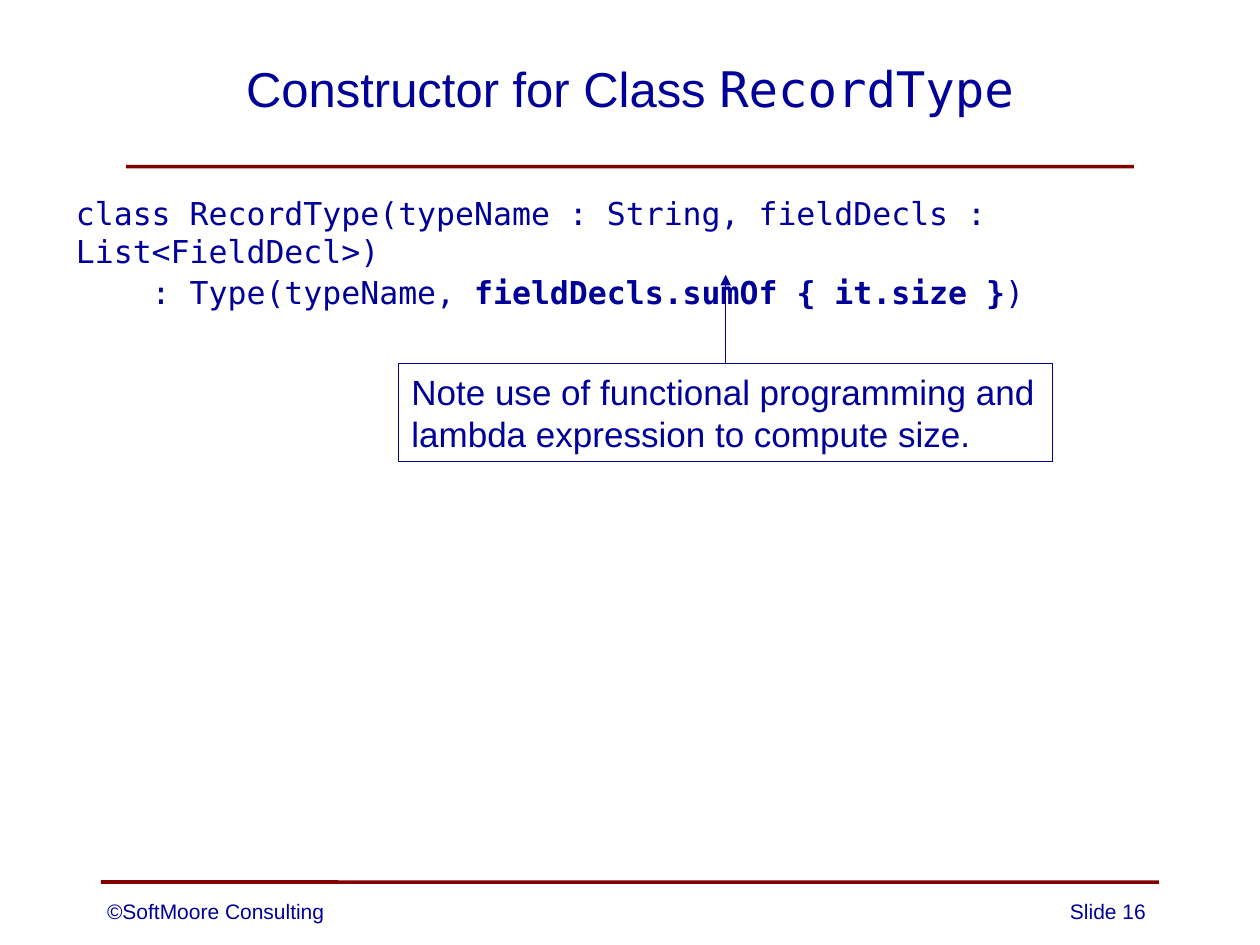
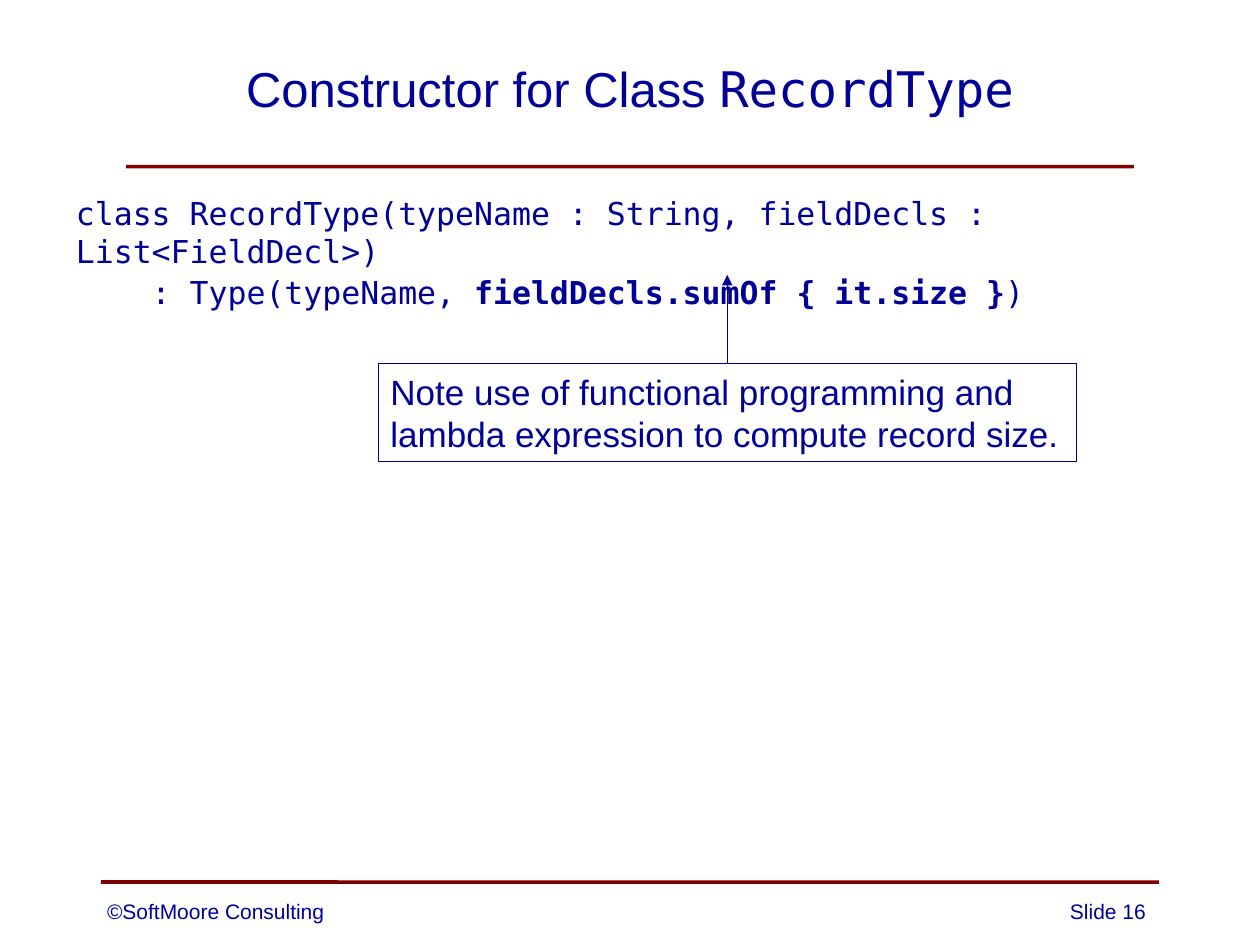
Before and after one commit to SoftMoore/CPRL-Kt-2nd, a slide deck: slide 16 of PowerPoints/16 - Records.pptx. Drawn at 1260x945 pixels with LibreOffice and Linux fonts; fonts in the diff are those of the drawing. Boxes give left, top, right and bottom in pixels: in the first picture for what was removed or moved away, otherwise in the second. Text is boxed around its words. In the diff, an @@ line names an element or a change of style, - is before the commit and + after.

```diff
--- a/PowerPoints/16 - Records.pptx
+++ b/PowerPoints/16 - Records.pptx
@@ rectangle "Note use of functional programming ...": place and size @@
-rectangle "Note use of functional programming ..." at bbox=[399, 364, 1053, 461]
+rectangle "Note use of functional programming ..." at bbox=[378, 364, 1076, 461]
@@ text in rectangle at bbox=[390, 421, 1058, 454]: text changed @@
-lambda expression to compute size.
+lambda expression to compute record size.
```
Also in this commit, not shown: 3 other slides changed.
